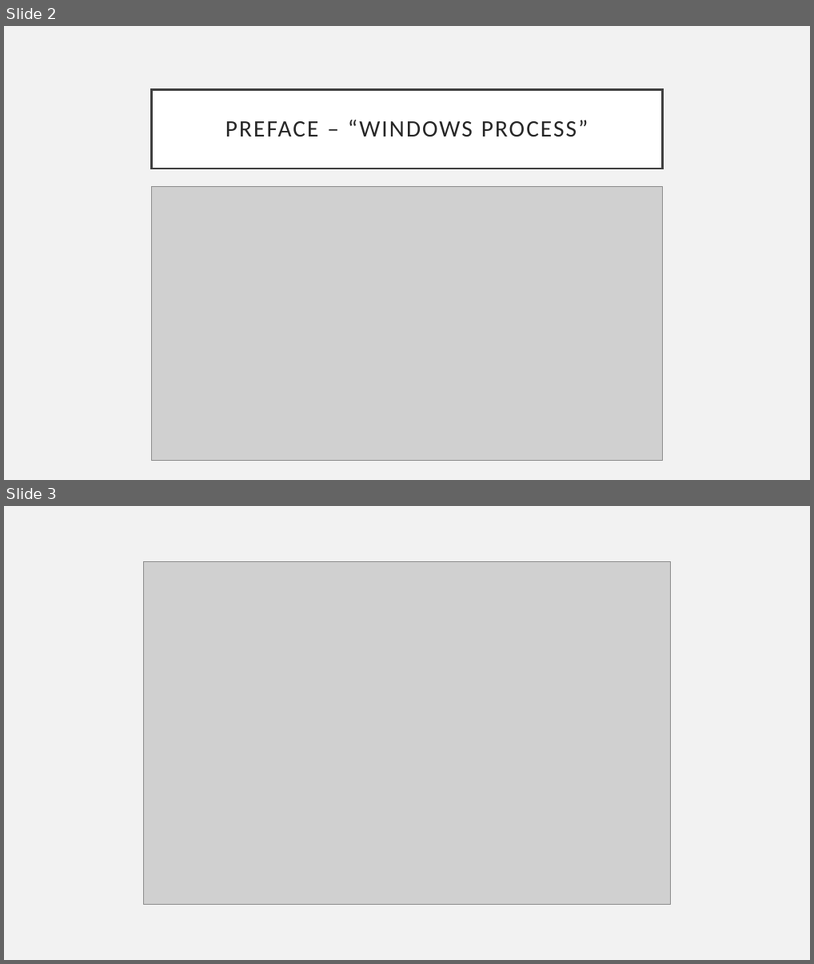
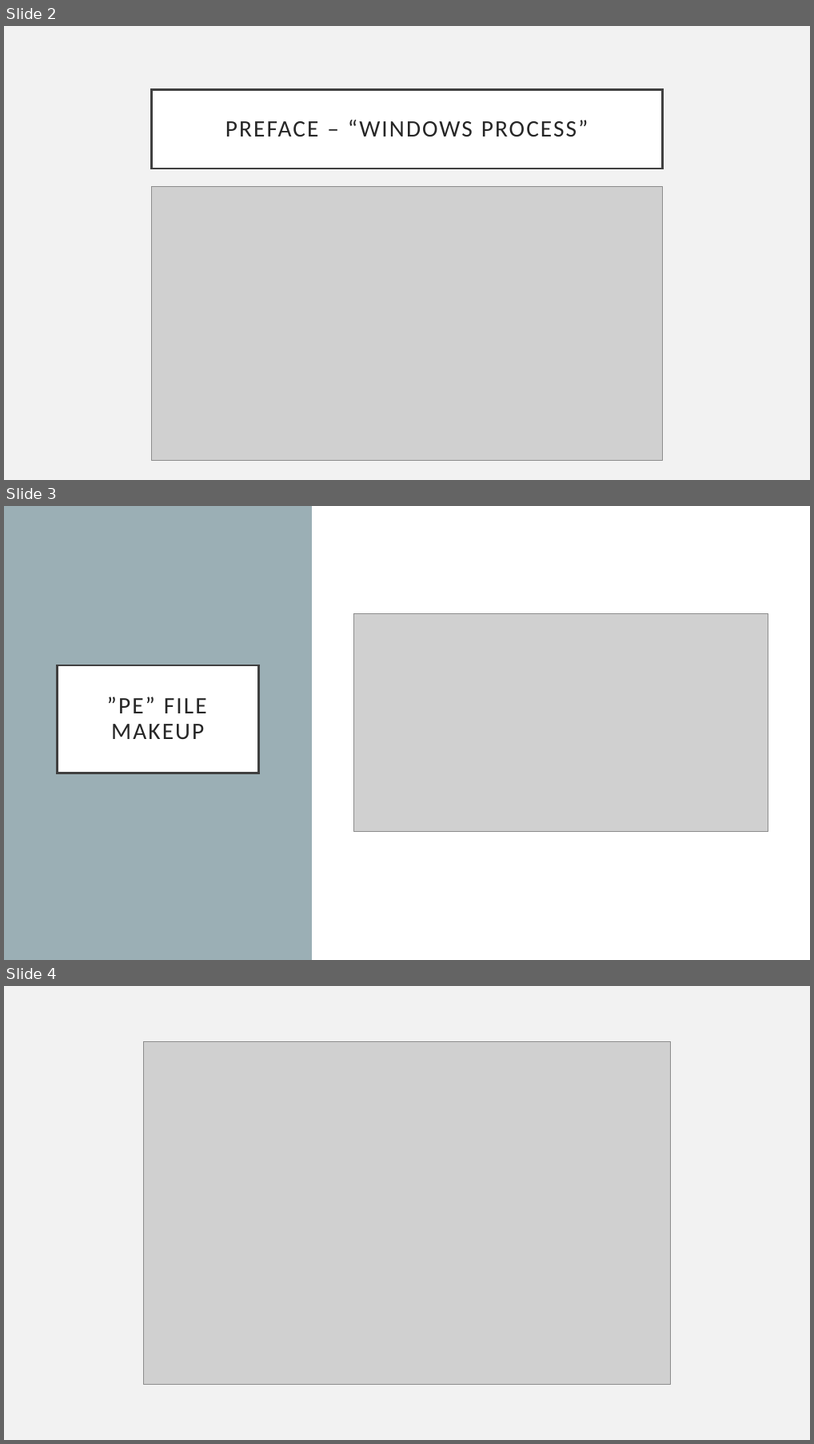
Before and after one commit to Rasool221/NWMSU_CDC_Presentation, a slide deck: NWMSU_CyberSecurity_Presentation.pptx. Shown one above the other, each under a label of ours: slides 2 and 3 before the commit, slides 2, 3 and 4 after it. The pictures are 814x964 and 814x1444 pixels, drawn with LibreOffice and Linux fonts; fonts in the diff are those of the drawing; grey boxes stand for pictures. Boxes give left, top, right and bottom in pixels: in the first picture for what was removed or moved away, otherwise in the second. Text is boxed around its words. In the diff, an @@ line names an element or a change of style, - is before the commit and + after.

```diff
--- a/NWMSU_CyberSecurity_Presentation.pptx
+++ b/NWMSU_CyberSecurity_Presentation.pptx
@@ slide 3 added at (4,506,810,960), background #FFFFFF @@
@@ rectangle added at (4,506,312,960), fill #9BAFB5 @@
@@ picture added at (354,614,768,832) @@
@@ title added at (58,665,258,772), fill #FFFFFF, outline #404040 2.5 pt, 28 pt, text #262626 @@
+”PE” FILE MAKEUP
@@ what was slide 3 is now slide 4 @@
```
Also in this commit, not shown: 3 slides changed.
